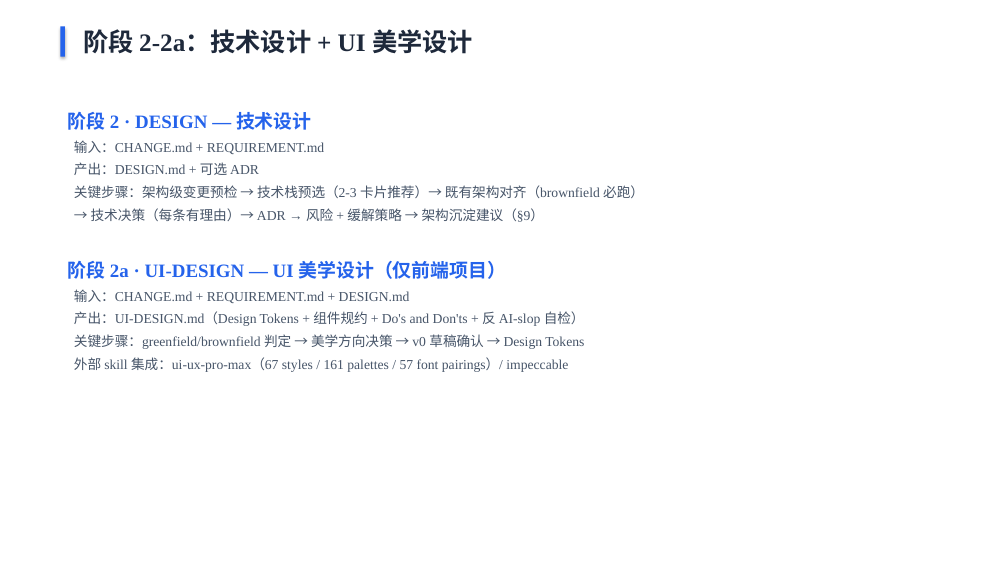
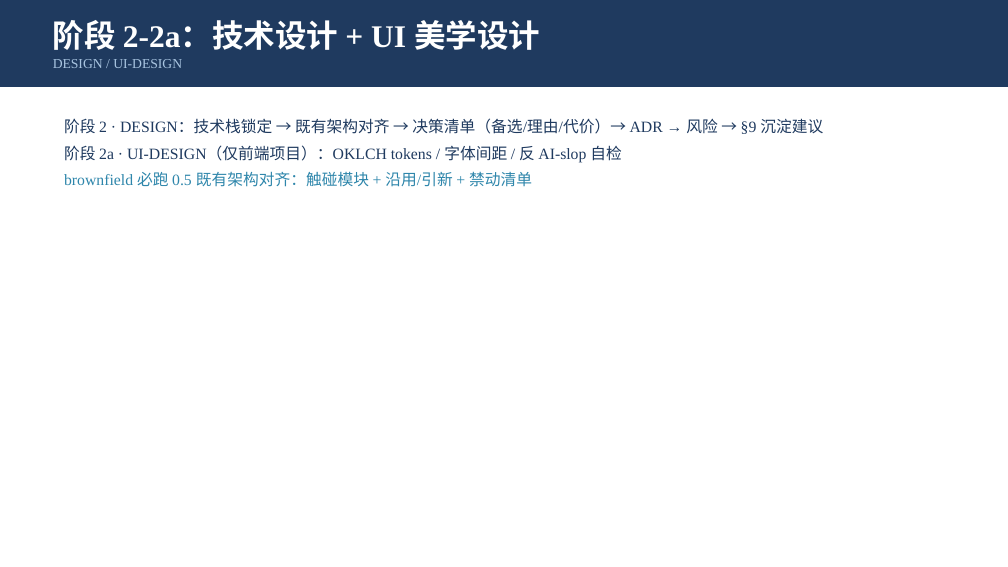
Before and after one commit to Hellrabb/flow-kit, a slide deck: slide 8 of flow-kit-用户指南.pptx. Drawn at 1008x567 pixels with LibreOffice and Linux fonts; fonts in the diff are those of the drawing. Boxes give left, top, right and bottom in pixels: in the first picture for what was removed or moved away, otherwise in the second. Text is boxed around its words. In the diff, an @@ line names an element or a change of style, - is before the commit and + after.

Commit message:
docs(user-guide-sync-2026-09): 阶段4 DEV — 用户指南 deck 重建 20 页（slides.json 生成器 + deck_checks 断言 + 渲染验证）

```diff
--- a/flow-kit-用户指南.pptx
+++ b/flow-kit-用户指南.pptx
@@ rectangle added at bbox=[0, 0, 1008, 87], fill #1F3A5F @@
@@ text "阶段 2-2a：技术设计 + UI 美学设计": place and size @@
-text "阶段 2-2a：技术设计 + UI 美学设计" at bbox=[83, 29, 473, 54]
+text "阶段 2-2a：技术设计 + UI 美学设计" at bbox=[53, 20, 540, 68]
@@ text "阶段 2-2a：技术设计 + UI 美学设计" at bbox=[53, 20, 540, 68]: vertical alignment top to middle @@
@@ text at bbox=[53, 20, 540, 50]: size 24 to 30 pt, text colour #1E293B to #FFFFFF in "阶段 2-2a：技术设计 + UI 美学设计" @@
@@ rectangle removed at bbox=[60, 26, 65, 57] @@
@@ text at bbox=[53, 59, 182, 68]: paragraph added @@
+DESIGN / UI-DESIGN
@@ text at bbox=[64, 118, 823, 187]: text changed; size 13 to 15 pt; text colour #475569 to #1F3A5F @@
-阶段 2 · DESIGN — 技术设计
-输入：CHANGE.md + REQUIREMENT.md
-产出：DESIGN.md + 可选 ADR
-关键步骤：架构级变更预检 → 技术栈预选（2-3 卡片推荐）→ 既有架构对齐（brownfield 必跑）
-→ 技术决策（每条有理由）→ ADR → 风险 + 缓解策略 → 架构沉淀建议（§9）
-阶段 2a · UI-DESIGN — UI 美学设计（仅前端项目）
-输入：CHANGE.md + REQUIREMENT.md + DESIGN.md
-产出：UI-DESIGN.md（Design Tokens + 组件规约 + Do's and Don'ts + 反 AI-slop 自检）
-关键步骤：greenfield/brownfield 判定 → 美学方向决策 → v0 草稿确认 → Design Tokens
-外部 skill 集成：ui-ux-pro-max（67 styles / 161 palettes / 57 font pairings）/ impeccable
+阶段 2 · DESIGN：技术栈锁定 → 既有架构对齐 → 决策清单（备选/理由/代价）→ ADR → 风险 → §9 沉淀建议
+阶段 2a · UI-DESIGN（仅前端项目）：OKLCH tokens / 字体间距 / 反 AI-slop 自检
+brownfield 必跑 0.5 既有架构对齐：触碰模块 + 沿用/引新 + 禁动清单
```
Also in this commit, not shown: 11 other slides changed, 8 slides added, 7 slides removed, 3 other files.
